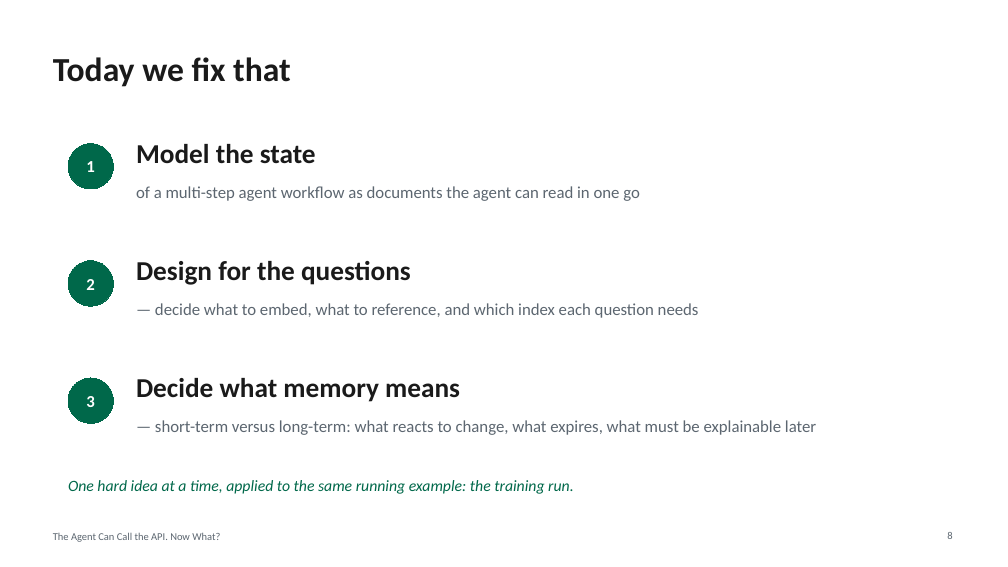
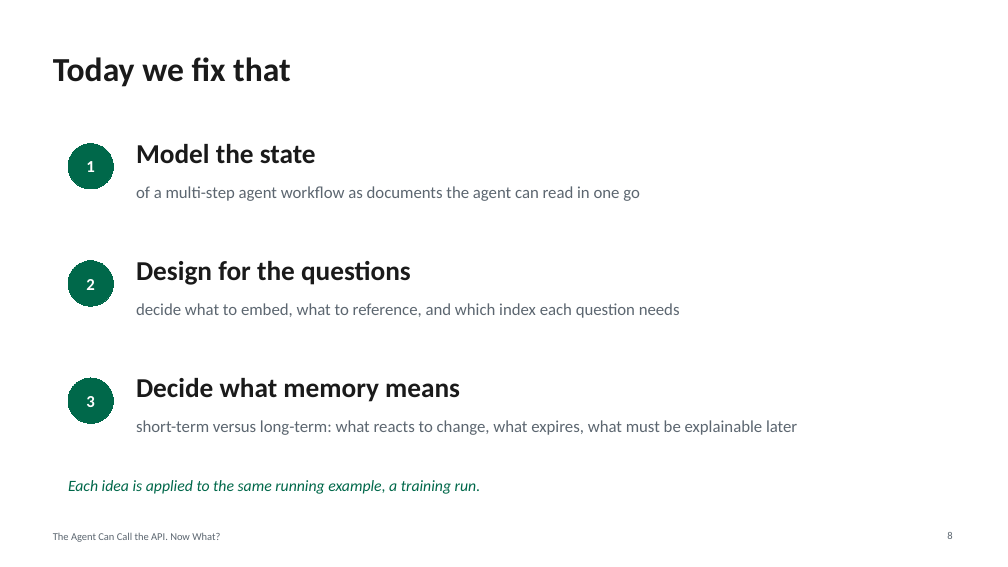
Before and after one commit to eoinjordan/what-should-a-local-agent-remember, a slide deck: slide 8 of slides/what-should-a-local-agent-remember.pptx. Drawn at 1008x567 pixels with LibreOffice and Linux fonts; fonts in the diff are those of the drawing. Boxes give left, top, right and bottom in pixels: in the first picture for what was removed or moved away, otherwise in the second. Text is boxed around its words. In the diff, an @@ line names an element or a change of style, - is before the commit and + after.

```diff
--- a/slides/what-should-a-local-agent-remember.pptx
+++ b/slides/what-should-a-local-agent-remember.pptx
@@ text at box(136, 303, 680, 318): text changed @@
-— decide what to embed, what to reference, and which index each question needs
+decide what to embed, what to reference, and which index each question needs
@@ text at box(136, 420, 797, 435): text changed @@
-— short-term versus long-term: what reacts to change, what expires, what must be explainable later
+short-term versus long-term: what reacts to change, what expires, what must be explainable later
@@ text at box(68, 480, 481, 494): text changed @@
-One hard idea at a time, applied to the same running example: the training run.
+Each idea is applied to the same running example, a training run.
```
Also in this commit, not shown: 26 other slides changed, 2 slides added, 1 slide removed, 36 other files.
